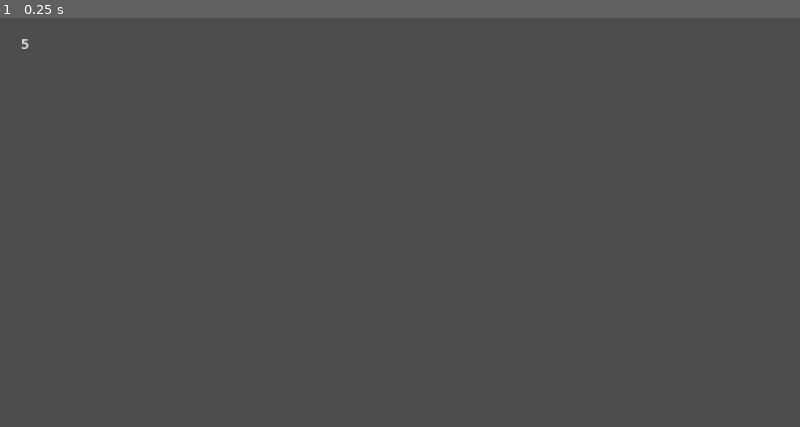
Above: before the commit, frame 1.
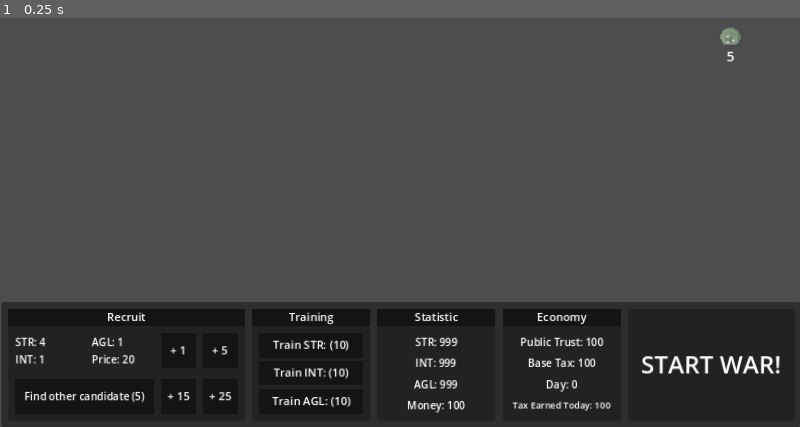
Above: after the commit, the same moment.

Repository: Stratmitos/game-dev-js-2025
Game: Godot game, scene res://Gameplay.tscn
Same seed, same stepped clock (60 frames per second), same inputs: the game is played once before the commit and once after it.
Inputs:
- Up to frame 1 (0.25 s): no input

The runs differ from the first frame. In frame 1, 30% of the frame differs, in the area x 0-100%, y 2-100%.
Error before the commit: Cannot call method 'is_inside_tree' on a null value. (res://PlayerCharacter.gd:26)

Commit message:
Add: UI with their functionality

Diff:
--- a/Gameplay.tscn
+++ b/Gameplay.tscn
@@ -1,7 +1,457 @@
-[gd_scene load_steps=2 format=3 uid="uid://dpea6t40h1wiw"]
-
-[ext_resource type="PackedScene" uid="uid://cqiqv4j7vbfe5" path="res://PlayerCharacter.tscn" id="1_waqf3"]
+[gd_scene load_steps=10 format=3 uid="uid://dpea6t40h1wiw"]
+
+[ext_resource type="Script" path="res://Gameplay.gd" id="1_hqk78"]
+[ext_resource type="PackedScene" uid="uid://bhdhfu0ydgoc7" path="res://services/PlayableCharacter/GirlTroop.tscn" id="2_frqxu"]
+[ext_resource type="PackedScene" uid="uid://bjtg6be4bgtpq" path="res://services/PlayableCharacter/Slime.tscn" id="3_jk7ph"]
+[ext_resource type="Script" path="res://services/UI/StatisticPanel.gd" id="4_d07n5"]
+[ext_resource type="Script" path="res://services/UI/MenuPanel.gd" id="4_eopcn"]
+[ext_resource type="Script" path="res://services/UI/TrainingPanel.gd" id="5_dr4j1"]
+[ext_resource type="Script" path="res://services/UI/RecruitPanel.gd" id="5_ledom"]
+[ext_resource type="Script" path="res://services/UI/Economy.gd" id="8_jypwr"]
+
+[sub_resource type="StyleBoxFlat" id="StyleBoxFlat_crhkw"]
+bg_color = Color(0, 0, 0, 0.392157)
 
 [node name="Gameplay" type="Node2D"]
-
-[node name="PlayerCharacter" parent="." instance=ExtResource("1_waqf3")]
+script = ExtResource("1_hqk78")
+
+[node name="Slime" parent="." instance=ExtResource("3_jk7ph")]
+position = Vector2(1052, 100)
+
+[node name="GirlTroop" parent="." instance=ExtResource("2_frqxu")]
+position = Vector2(100, 100)
+
+[node name="MenuPanel" type="Panel" parent="."]
+anchors_preset = 7
+anchor_left = 0.5
+anchor_top = 1.0
+anchor_right = 0.5
+anchor_bottom = 1.0
+offset_left = 2.0
+offset_top = 468.0
+offset_right = 1152.0
+offset_bottom = 648.0
+grow_horizontal = 2
+grow_vertical = 0
+script = ExtResource("4_eopcn")
+
+[node name="RecruitPanel" type="Panel" parent="MenuPanel"]
+layout_mode = 1
+anchors_preset = -1
+anchor_left = 0.0087184
+anchor_top = 0.0558659
+anchor_right = 0.156931
+anchor_bottom = 0.949721
+offset_right = 170.0
+grow_vertical = 2
+script = ExtResource("5_ledom")
+metadata/_edit_use_anchors_ = true
+
+[node name="Recruit" type="Label" parent="MenuPanel/RecruitPanel"]
+layout_mode = 1
+anchors_preset = -1
+anchor_right = 1.0
+anchor_bottom = 0.14375
+grow_horizontal = 2
+theme_override_styles/normal = SubResource("StyleBoxFlat_crhkw")
+text = "Recruit"
+horizontal_alignment = 1
+vertical_alignment = 1
+metadata/_edit_use_anchors_ = true
+
+[node name="STR" type="Label" parent="MenuPanel/RecruitPanel"]
+layout_mode = 1
+anchors_preset = -1
+anchor_left = 0.0294118
+anchor_top = 0.21875
+anchor_right = 0.323529
+anchor_bottom = 0.375
+grow_horizontal = 2
+theme_override_font_sizes/font_size = 15
+text = "STR: 999"
+vertical_alignment = 1
+metadata/_edit_use_anchors_ = true
+
+[node name="AGL" type="Label" parent="MenuPanel/RecruitPanel"]
+layout_mode = 1
+anchors_preset = -1
+anchor_left = 0.352941
+anchor_top = 0.21875
+anchor_right = 0.647059
+anchor_bottom = 0.375
+grow_horizontal = 2
+theme_override_font_sizes/font_size = 15
+text = "AGL: 999"
+vertical_alignment = 1
+metadata/_edit_use_anchors_ = true
+
+[node name="INT" type="Label" parent="MenuPanel/RecruitPanel"]
+layout_mode = 1
+anchors_preset = -1
+anchor_left = 0.0294118
+anchor_top = 0.375
+anchor_right = 0.323529
+anchor_bottom = 0.53125
+grow_horizontal = 2
+theme_override_font_sizes/font_size = 15
+text = "INT: 999"
+vertical_alignment = 1
+metadata/_edit_use_anchors_ = true
+
+[node name="Price" type="Label" parent="MenuPanel/RecruitPanel"]
+layout_mode = 1
+anchors_preset = -1
+anchor_left = 0.352941
+anchor_top = 0.375
+anchor_right = 0.647059
+anchor_bottom = 0.53125
+grow_horizontal = 2
+theme_override_font_sizes/font_size = 15
+text = "Price: 999"
+vertical_alignment = 1
+metadata/_edit_use_anchors_ = true
+
+[node name="Find" type="Label" parent="MenuPanel/RecruitPanel"]
+layout_mode = 1
+anchors_preset = -1
+anchor_left = 0.0294118
+anchor_top = 0.625
+anchor_right = 0.617647
+anchor_bottom = 0.9375
+grow_horizontal = 2
+mouse_filter = 1
+theme_override_font_sizes/font_size = 15
+theme_override_styles/normal = SubResource("StyleBoxFlat_crhkw")
+text = "Find other candidate (999)"
+horizontal_alignment = 1
+vertical_alignment = 1
+metadata/_edit_use_anchors_ = true
+
+[node name="Add1" type="Label" parent="MenuPanel/RecruitPanel"]
+layout_mode = 1
+anchors_preset = -1
+anchor_left = 0.647059
+anchor_top = 0.21875
+anchor_right = 0.794118
+anchor_bottom = 0.53125
+grow_horizontal = 2
+mouse_filter = 1
+theme_override_styles/normal = SubResource("StyleBoxFlat_crhkw")
+text = "+ 1"
+horizontal_alignment = 1
+vertical_alignment = 1
+metadata/_edit_use_anchors_ = true
+
+[node name="Add5" type="Label" parent="MenuPanel/RecruitPanel"]
+layout_mode = 1
+anchors_preset = -1
+anchor_left = 0.823529
+anchor_top = 0.21875
+anchor_right = 0.970588
+anchor_bottom = 0.53125
+grow_horizontal = 2
+mouse_filter = 1
+theme_override_styles/normal = SubResource("StyleBoxFlat_crhkw")
+text = "+ 5
+"
+horizontal_alignment = 1
+vertical_alignment = 1
+metadata/_edit_use_anchors_ = true
+
+[node name="Add15" type="Label" parent="MenuPanel/RecruitPanel"]
+layout_mode = 1
+anchors_preset = -1
+anchor_left = 0.647059
+anchor_top = 0.625
+anchor_right = 0.794118
+anchor_bottom = 0.9375
+grow_horizontal = 2
+mouse_filter = 1
+theme_override_styles/normal = SubResource("StyleBoxFlat_crhkw")
+text = "+ 15
+"
+horizontal_alignment = 1
+vertical_alignment = 1
+metadata/_edit_use_anchors_ = true
+
+[node name="Add25" type="Label" parent="MenuPanel/RecruitPanel"]
+layout_mode = 1
+anchors_preset = -1
+anchor_left = 0.823529
+anchor_top = 0.625
+anchor_right = 0.970588
+anchor_bottom = 0.9375
+grow_horizontal = 2
+mouse_filter = 1
+theme_override_styles/normal = SubResource("StyleBoxFlat_crhkw")
+text = "+ 25"
+horizontal_alignment = 1
+vertical_alignment = 1
+metadata/_edit_use_anchors_ = true
+
+[node name="TrainingPanel" type="Panel" parent="MenuPanel"]
+layout_mode = 1
+anchors_preset = -1
+anchor_left = 0.313862
+anchor_top = 0.0558659
+anchor_right = 0.462075
+anchor_bottom = 0.949721
+offset_left = 0.000518799
+offset_right = 0.000549316
+grow_vertical = 2
+script = ExtResource("5_dr4j1")
+metadata/_edit_use_anchors_ = true
+
+[node name="Training" type="Label" parent="MenuPanel/TrainingPanel"]
+layout_mode = 1
+anchors_preset = -1
+anchor_right = 1.0
+anchor_bottom = 0.14375
+grow_horizontal = 2
+theme_override_styles/normal = SubResource("StyleBoxFlat_crhkw")
+text = "Training"
+horizontal_alignment = 1
+vertical_alignment = 1
+metadata/_edit_use_anchors_ = true
+
+[node name="STR" type="Label" parent="MenuPanel/TrainingPanel"]
+layout_mode = 1
+anchors_preset = -1
+anchor_left = 0.0588235
+anchor_top = 0.21875
+anchor_right = 0.941176
+anchor_bottom = 0.4375
+grow_horizontal = 2
+mouse_filter = 1
+theme_override_styles/normal = SubResource("StyleBoxFlat_crhkw")
+text = "Train STR (999)"
+horizontal_alignment = 1
+vertical_alignment = 1
+metadata/_edit_use_anchors_ = true
+
+[node name="INT" type="Label" parent="MenuPanel/TrainingPanel"]
+layout_mode = 1
+anchors_preset = -1
+anchor_left = 0.0588235
+anchor_top = 0.465625
+anchor_right = 0.941176
+anchor_bottom = 0.684375
+grow_horizontal = 2
+mouse_filter = 1
+theme_override_styles/normal = SubResource("StyleBoxFlat_crhkw")
+text = "Train INT (999)"
+horizontal_alignment = 1
+vertical_alignment = 1
+metadata/_edit_use_anchors_ = true
+
+[node name="AGL" type="Label" parent="MenuPanel/TrainingPanel"]
+layout_mode = 1
+anchors_preset = -1
+anchor_left = 0.0588235
+anchor_top = 0.71875
+anchor_right = 0.941176
+anchor_bottom = 0.9375
+grow_horizontal = 2
+mouse_filter = 1
+theme_override_styles/normal = SubResource("StyleBoxFlat_crhkw")
+text = "Train AGL (999)"
+horizontal_alignment = 1
+vertical_alignment = 1
+metadata/_edit_use_anchors_ = true
+
+[node name="StatisticPanel" type="Panel" parent="MenuPanel"]
+layout_mode = 1
+anchors_preset = -1
+anchor_left = 0.470793
+anchor_top = 0.0558659
+anchor_right = 0.619006
+anchor_bottom = 0.949721
+offset_right = 6.10352e-05
+grow_vertical = 2
+script = ExtResource("4_d07n5")
+metadata/_edit_use_anchors_ = true
+
+[node name="Statistic" type="Label" parent="MenuPanel/StatisticPanel"]
+layout_mode = 1
+anchors_preset = -1
+anchor_right = 1.0
+anchor_bottom = 0.14375
+grow_horizontal = 2
+theme_override_styles/normal = SubResource("StyleBoxFlat_crhkw")
+text = "Statistic
+"
+horizontal_alignment = 1
+vertical_alignment = 1
+metadata/_edit_use_anchors_ = true
+
+[node name="STR" type="Label" parent="MenuPanel/StatisticPanel"]
+layout_mode = 1
+anchors_preset = -1
+anchor_left = 0.0588234
+anchor_top = 0.21875
+anchor_right = 0.941174
+anchor_bottom = 0.375
+grow_horizontal = 2
+theme_override_font_sizes/font_size = 15
+text = "STR: 999"
+horizontal_alignment = 1
+vertical_alignment = 1
+metadata/_edit_use_anchors_ = true
+
+[node name="INT" type="Label" parent="MenuPanel/StatisticPanel"]
+layout_mode = 1
+anchors_preset = -1
+anchor_left = 0.0588234
+anchor_top = 0.40625
+anchor_right = 0.941174
+anchor_bottom = 0.5625
+grow_horizontal = 2
+theme_override_font_sizes/font_size = 15
+text = "INT: 999"
+horizontal_alignment = 1
+vertical_alignment = 1
+metadata/_edit_use_anchors_ = true
+
+[node name="AGL" type="Label" parent="MenuPanel/StatisticPanel"]
+layout_mode = 1
+anchors_preset = -1
+anchor_left = 0.0588234
+anchor_top = 0.59375
+anchor_right = 0.941174
+anchor_bottom = 0.75
+grow_horizontal = 2
+theme_override_font_sizes/font_size = 15
+text = "AGL: 999"
+horizontal_alignment = 1
+vertical_alignment = 1
+metadata/_edit_use_anchors_ = true
+
+[node name="Money" type="Label" parent="MenuPanel/StatisticPanel"]
+layout_mode = 1
+anchors_preset = -1
+anchor_left = 0.0588234
+anchor_top = 0.78125
+anchor_right = 0.941174
+anchor_bottom = 0.9375
+grow_horizontal = 2
+theme_override_font_sizes/font_size = 15
+text = "Money: 999"
+horizontal_alignment = 1
+vertical_alignment = 1
+metadata/_edit_use_anchors_ = true
+
+[node name="Economy" type="Panel" parent="MenuPanel"]
+layout_mode = 1
+anchors_preset = -1
+anchor_left = 0.627725
+anchor_top = 0.0558659
+anchor_right = 0.775938
+anchor_bottom = 0.949721
+offset_left = -6.10352e-05
+grow_vertical = 2
+script = ExtResource("8_jypwr")
+metadata/_edit_use_anchors_ = true
+
+[node name="Economy" type="Label" parent="MenuPanel/Economy"]
+layout_mode = 1
+anchors_preset = -1
+anchor_right = 1.0
+anchor_bottom = 0.14375
+grow_horizontal = 2
+theme_override_styles/normal = SubResource("StyleBoxFlat_crhkw")
+text = "Economy
+"
+horizontal_alignment = 1
+vertical_alignment = 1
+metadata/_edit_use_anchors_ = true
+
+[node name="PublicTrust" type="Label" parent="MenuPanel/Economy"]
+layout_mode = 1
+anchors_preset = -1
+anchor_left = 0.0588234
+anchor_top = 0.21875
+anchor_right = 0.941174
+anchor_bottom = 0.375
+grow_horizontal = 2
+theme_override_font_sizes/font_size = 15
+text = "Public Trust: 999%"
+horizontal_alignment = 1
+vertical_alignment = 1
+metadata/_edit_use_anchors_ = true
+
+[node name="BaseTax" type="Label" parent="MenuPanel/Economy"]
+layout_mode = 1
+anchors_preset = -1
+anchor_left = 0.0588234
+anchor_top = 0.40625
+anchor_right = 0.941174
+anchor_bottom = 0.5625
+grow_horizontal = 2
+theme_override_font_sizes/font_size = 15
+text = "Base Tax: 999"
+horizontal_alignment = 1
+vertical_alignment = 1
+metadata/_edit_use_anchors_ = true
+
+[node name="Day" type="Label" parent="MenuPanel/Economy"]
+layout_mode = 1
+anchors_preset = -1
+anchor_left = 0.0588234
+anchor_top = 0.59375
+anchor_right = 0.941174
+anchor_bottom = 0.75
+grow_horizontal = 2
+theme_override_font_sizes/font_size = 15
+text = "Day: 999"
+horizontal_alignment = 1
+vertical_alignment = 1
+metadata/_edit_use_anchors_ = true
+
+[node name="TaxEarned" type="Label" parent="MenuPanel/Economy"]
+layout_mode = 1
+anchors_preset = -1
+anchor_left = 0.0588234
+anchor_top = 0.78125
+anchor_right = 0.941174
+anchor_bottom = 0.9375
+grow_horizontal = 2
+theme_override_font_sizes/font_size = 13
+text = "Tax Earned Today: 999"
+horizontal_alignment = 1
+vertical_alignment = 1
+metadata/_edit_use_anchors_ = true
+
+[node name="War" type="Panel" parent="MenuPanel"]
+layout_mode = 1
+anchors_preset = -1
+anchor_left = 0.784246
+anchor_top = 0.0558659
+anchor_right = 0.993329
+anchor_bottom = 0.949721
+grow_vertical = 2
+mouse_filter = 1
+metadata/_edit_use_anchors_ = true
+
+[node name="Label" type="Label" parent="MenuPanel/War"]
+layout_mode = 1
+anchors_preset = 15
+anchor_right = 1.0
+anchor_bottom = 1.0
+grow_horizontal = 2
+grow_vertical = 2
+theme_override_font_sizes/font_size = 35
+text = "START WAR!"
+horizontal_alignment = 1
+vertical_alignment = 1
+metadata/_edit_use_anchors_ = true
+
+[connection signal="on_player_recruit_troop" from="MenuPanel/RecruitPanel" to="." method="_on_player_recruit_troop"]
+[connection signal="gui_input" from="MenuPanel/RecruitPanel/Find" to="MenuPanel/RecruitPanel" method="_on_find_other_candidate"]
+[connection signal="gui_input" from="MenuPanel/RecruitPanel/Add1" to="MenuPanel/RecruitPanel" method="_on_add_one"]
+[connection signal="gui_input" from="MenuPanel/RecruitPanel/Add5" to="MenuPanel/RecruitPanel" method="_on_add_five"]
+[connection signal="gui_input" from="MenuPanel/RecruitPanel/Add15" to="MenuPanel/RecruitPanel" method="_on_add_fifteen"]
+[connection signal="gui_input" from="MenuPanel/RecruitPanel/Add25" to="MenuPanel/RecruitPanel" method="_on_add_twenty_five"]
+[connection signal="gui_input" from="MenuPanel/TrainingPanel/STR" to="MenuPanel/TrainingPanel" method="_on_training_str"]
+[connection signal="gui_input" from="MenuPanel/TrainingPanel/INT" to="MenuPanel/TrainingPanel" method="_on_training_int"]
+[connection signal="gui_input" from="MenuPanel/TrainingPanel/AGL" to="MenuPanel/TrainingPanel" method="_on_training_agility"]
+[connection signal="gui_input" from="MenuPanel/War" to="." method="_on_player_start_war"]
--- /dev/null
+++ b/services/UI/Economy.gd
@@ -0,0 +1,43 @@
+extends Panel
+
+var public_trust: int = 100
+
+var base_tax: int = 100
+
+var day_passed: int = 0
+
+var tax_earned: int = 100
+
+func _ready() -> void:
+	set_public_trust(public_trust)
+	set_base_tax(base_tax)
+	set_day_passed(day_passed)
+	set_text_earned(tax_earned)
+
+func set_public_trust(value: int) -> void:
+	public_trust = value
+	$PublicTrust.text = "Public Trust: %d" % public_trust
+
+func get_public_trust() -> int:
+	return public_trust
+
+func set_base_tax(value: int) -> void:
+	base_tax = value
+	$BaseTax.text = "Base Tax: %d" % base_tax
+
+func get_base_tax() -> int:
+	return base_tax
+
+func set_day_passed(value: int) -> void:
+	base_tax = value
+	$Day.text = "Day: %d" % day_passed
+
+func get_day_passed() -> int:
+	return day_passed
+
+func set_text_earned(value: int) -> void:
+	tax_earned = value
+	$TaxEarned.text = "Tax Earned Today: %d" % tax_earned
+
+func get_tax_earned() -> int:
+	return tax_earned
--- /dev/null
+++ b/services/UI/MenuPanel.gd
@@ -0,0 +1,3 @@
+extends Panel
+
+@onready var playerid: int = AttributeHandler.player
--- /dev/null
+++ b/services/UI/RecruitPanel.gd
@@ -0,0 +1,82 @@
+extends Panel
+
+@onready var playerid: int = AttributeHandler.player
+
+signal on_player_recruit_troop(value: int)
+
+var str_val: int
+
+var agl_val: int
+
+var int_val: int
+
+var price_recruit: int = 20
+
+var price_refresh_recruit: int = 5
+
+func _ready() -> void:
+	refresh_attribute()
+	refresh_recruit_price()
+	refresh_find_other_candidate_price()
+
+func refresh_recruit_price() -> void:
+	$Price.text = "Price: %d" % price_recruit
+
+func refresh_find_other_candidate_price() -> void:
+	$Find.text = "Find other candidate (%d)" % price_refresh_recruit
+
+func refresh_attribute() -> void:
+	str_val = randi_range(1, 5)
+	agl_val = randi_range(1, 5)
+	int_val = randi_range(1, 5)
+	$STR.text = "STR: %d" % str_val
+	$AGL.text = "AGL: %d" % agl_val
+	$INT.text = "INT: %d" % int_val
+
+func _on_find_other_candidate(event) -> void:
+	if event is InputEventMouseButton and event.pressed:
+		if MoneyHandler.is_value_enough_for(price_refresh_recruit):
+			MoneyHandler.set_value(MoneyHandler.get_value() - price_refresh_recruit)
+			refresh_attribute()
+			get_parent().get_node("StatisticPanel").refresh_money()
+
+func _on_add_one(event):
+	if event is InputEventMouseButton and event.pressed:
+		if MoneyHandler.is_value_enough_for(price_recruit * 1):
+			MoneyHandler.set_value(MoneyHandler.get_value() - price_recruit * 1)
+			_apply_additional_attribute(1)
+			emit_signal("on_player_recruit_troop", 1)
+			get_parent().get_node("StatisticPanel").refresh_money()
+
+func _on_add_five(event):
+	if event is InputEventMouseButton and event.pressed:
+		if MoneyHandler.is_value_enough_for(price_recruit * 5):
+			MoneyHandler.set_value(MoneyHandler.get_value() - price_recruit * 5)
+			_apply_additional_attribute(5)
+			emit_signal("on_player_recruit_troop", 5)
+			get_parent().get_node("StatisticPanel").refresh_money()
+
+func _on_add_fifteen(event):
+	if event is InputEventMouseButton and event.pressed:
+		if MoneyHandler.is_value_enough_for(price_recruit * 15):
+			MoneyHandler.set_value(MoneyHandler.get_value() - price_recruit * 15)
+			_apply_additional_attribute(15)
+			emit_signal("on_player_recruit_troop", 15)
+			get_parent().get_node("StatisticPanel").refresh_money()
+
+func _on_add_twenty_five(event):
+	if event is InputEventMouseButton and event.pressed:
+		if MoneyHandler.is_value_enough_for(price_recruit * 25):
+			MoneyHandler.set_value(MoneyHandler.get_value() - price_recruit * 25)
+			_apply_additional_attribute(25)
+			emit_signal("on_player_recruit_troop", 25)
+			get_parent().get_node("StatisticPanel").refresh_money()
+
+func _apply_additional_attribute(multiplier: int):
+	var current_str: int = AttributeHandler.strength.get_value(playerid)
+	var current_int: int = AttributeHandler.intelligence.get_value(playerid)
+	var current_agl: int = AttributeHandler.agility.get_value(playerid)
+	AttributeHandler.strength.set_value(playerid, current_str + str_val * multiplier)
+	AttributeHandler.intelligence.set_value(playerid, current_int + int_val * multiplier)
+	AttributeHandler.agility.set_value(playerid, current_agl + agl_val * multiplier)
+	get_parent().get_node("StatisticPanel").refresh_attribute()
--- /dev/null
+++ b/services/UI/StatisticPanel.gd
@@ -0,0 +1,12 @@
+extends Panel
+
+func _ready() -> void:
+	refresh_money()
+
+func refresh_attribute() -> void:
+	$STR.text = "STR: %d" % AttributeHandler.strength.get_value(AttributeHandler.player)
+	$INT.text = "INT: %d" % AttributeHandler.intelligence.get_value(AttributeHandler.player)
+	$AGL.text = "AGL: %d" % AttributeHandler.agility.get_value(AttributeHandler.player)
+
+func refresh_money() -> void:
+	$Money.text = "Money: %d" % MoneyHandler.get_value()
--- /dev/null
+++ b/services/UI/TrainingPanel.gd
@@ -0,0 +1,50 @@
+extends Panel
+
+var playerid: int = AttributeHandler.player
+
+var price_str: int = 10
+
+var price_int: int = 10
+
+var price_agl: int = 10
+
+func _ready() -> void:
+	refresh_training_price()
+
+func refresh_training_price() -> void:
+	var node_economy = get_parent().get_node("Economy")
+	$STR.text = "Train STR: (%d)" % (price_str + node_economy.get_day_passed() + (100 - node_economy.get_public_trust()))
+	$INT.text = "Train INT: (%d)" % (price_int + node_economy.get_day_passed() + (100 - node_economy.get_public_trust()))
+	$AGL.text = "Train AGL: (%d)" % (price_agl + node_economy.get_day_passed() + (100 - node_economy.get_public_trust()))
+
+func _on_training_str(event):
+	if event is InputEventMouseButton and event.pressed:
+		if MoneyHandler.is_value_enough_for(price_str):
+			MoneyHandler.set_value(MoneyHandler.get_value() - price_str)
+			var str_val: int = AttributeHandler.strength.get_value(playerid) + randi_range(1, 5)
+			var node_statistic: Panel = get_parent().get_node("StatisticPanel")
+			AttributeHandler.strength.set_value(playerid, str_val)
+			_refresh_statistic()
+
+func _on_training_int(event):
+	var current_money = MoneyHandler.get_value()
+	if event is InputEventMouseButton and event.pressed:
+		if MoneyHandler.is_value_enough_for(price_int):
+			MoneyHandler.set_value(MoneyHandler.get_value() - price_int)
+			var str_val: int = AttributeHandler.intelligence.get_value(playerid) + randi_range(1, 5)
+			AttributeHandler.intelligence.set_value(playerid, str_val)
+			_refresh_statistic()
+
+func _on_training_agility(event):
+	var current_money = MoneyHandler.get_value()
+	if event is InputEventMouseButton and event.pressed:
+		if MoneyHandler.is_value_enough_for(price_agl):
+			MoneyHandler.set_value(MoneyHandler.get_value() - price_agl)
+			var str_val: int = AttributeHandler.agility.get_value(playerid) + randi_range(1, 5)
+			AttributeHandler.agility.set_value(playerid, str_val)
+			_refresh_statistic()
+
+func _refresh_statistic() -> void:
+	var node_statistic: Panel = get_parent().get_node("StatisticPanel")
+	node_statistic.refresh_attribute()
+	node_statistic.refresh_money()
